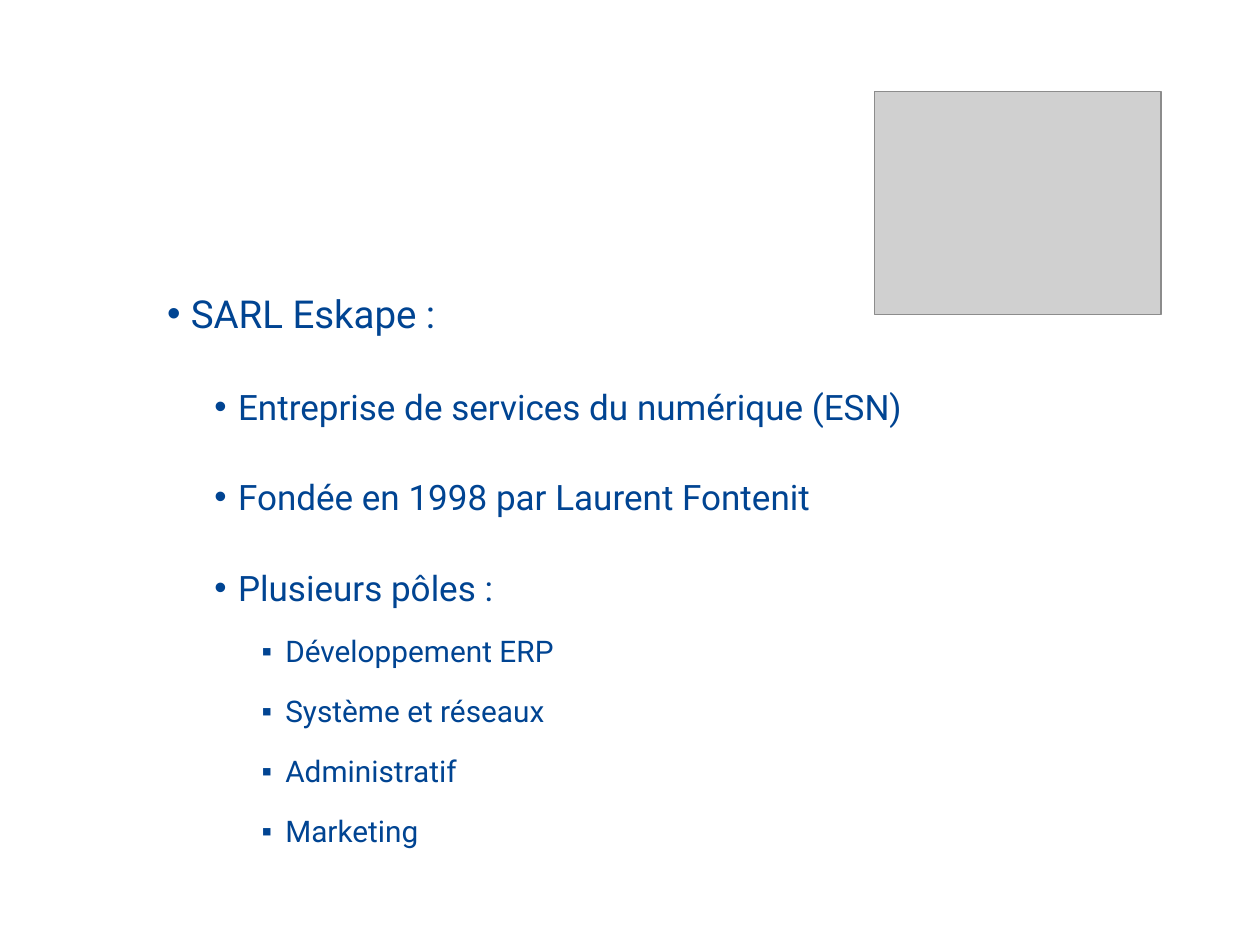
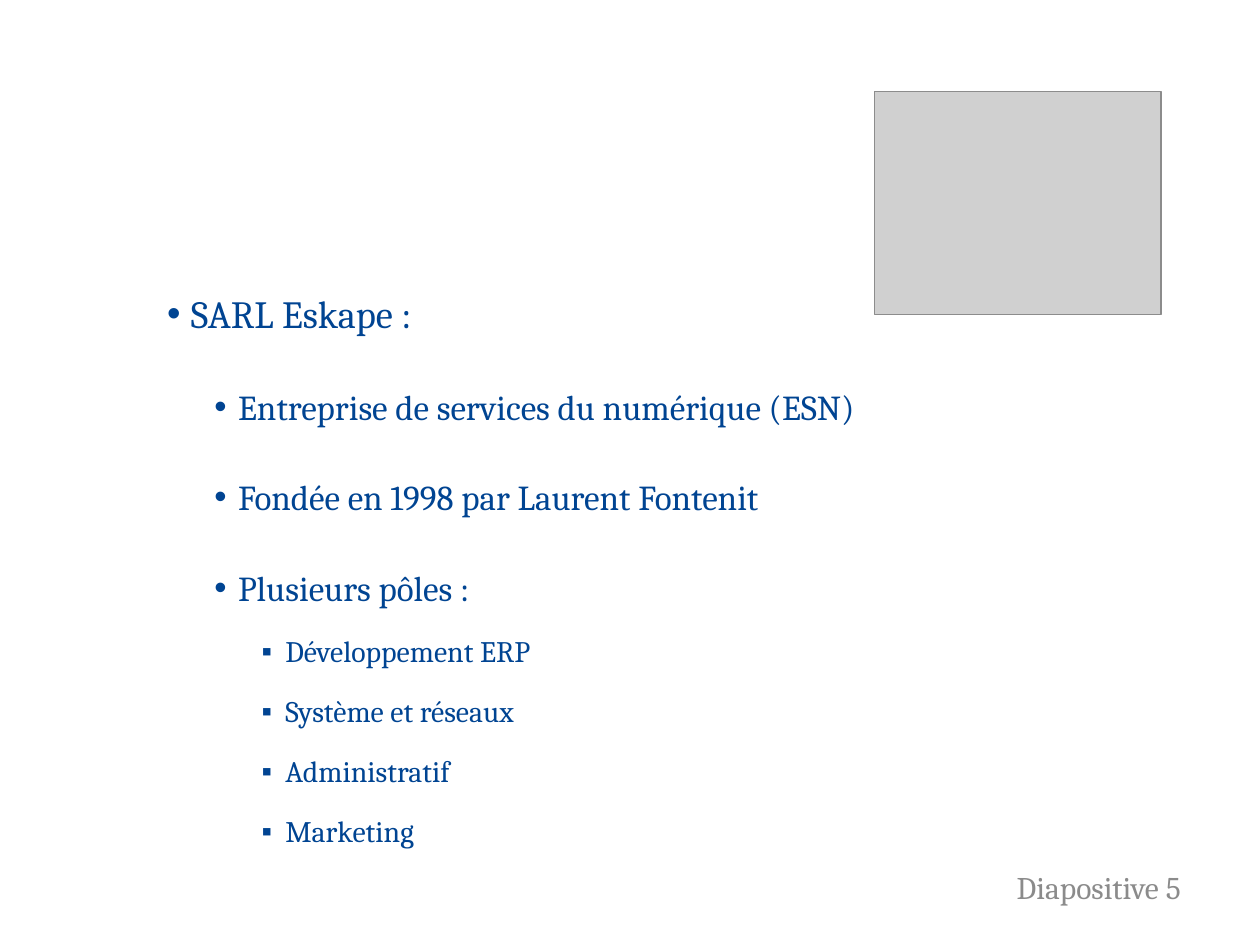
Before and after one commit to FlorentALAPETITE/Rapport_Stage_2017, a slide deck: slide 5 of Soutenance_Stage.pptx. Drawn at 1260x945 pixels with LibreOffice and Linux fonts; fonts in the diff are those of the drawing; grey boxes stand for pictures; background and template pictures are left out. Boxes give left, top, right and bottom in pixels: in the first picture for what was removed or moved away, otherwise in the second. Text is boxed around its words. In the diff, an @@ line names an element or a change of style, - is before the commit and + after.

```diff
--- a/Soutenance_Stage.pptx
+++ b/Soutenance_Stage.pptx
@@ text "SARL Eskape :" at [191, 301, 855, 849]: font Roboto to Cambria @@
@@ page number added at [1017, 878, 1181, 906], 18 pt, text #8C8C8C @@
+Diapositive 5
```
Also in this commit, not shown: 25 other slides changed, 9 slides added, 10 slides removed, 3 other files.
